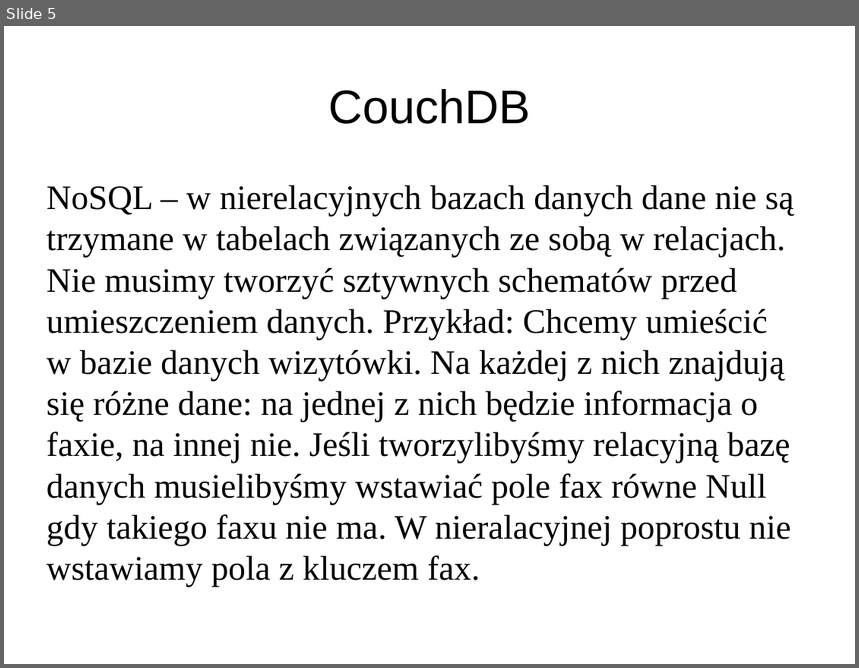
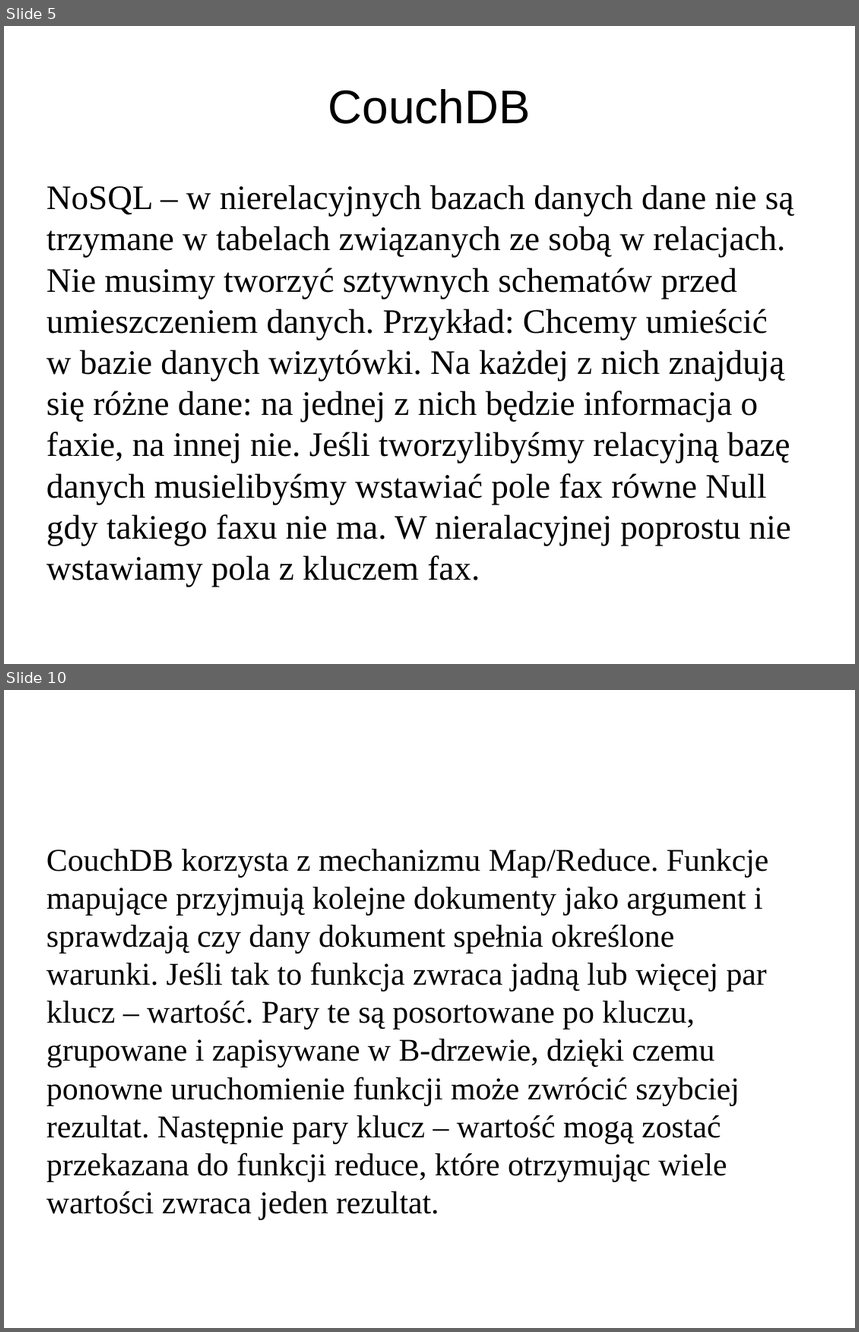
Before and after one commit to pawnow/ProjektErlang, a slide deck: prezentacja.odp. Shown one above the other, each under a label of ours: slide 5 before the commit, slides 5 and 10 after it; the slides between them are not shown. The pictures are 859x668 and 859x1332 pixels, drawn with LibreOffice and Linux fonts; fonts in the diff are those of the drawing. Boxes give left, top, right and bottom in pixels: in the first picture for what was removed or moved away, otherwise in the second. Text is boxed around its words. In the diff, an @@ line names an element or a change of style, - is before the commit and + after.

```diff
--- a/prezentacja.odp
+++ b/prezentacja.odp
@@ slide 10 added at [4, 690, 855, 1328], background #FFFFFF @@
@@ text added at [47, 849, 769, 1220], 29.6 pt, text #000000 @@
+CouchDB korzysta z mechanizmu Map/Reduce. Funkcje mapujące przyjmują kolejne dokumenty jako argument i sprawdzają czy dany dokument spełnia określone warunki. Jeśli tak to funkcja zwraca jadną lub więcej par klucz – wartość. Pary te są posortowane po kluczu, grupowane i zapisywane w B-drzewie, dzięki czemu ponowne uruchomienie funkcji może zwrócić szybciej rezultat. Następnie pary klucz – wartość mogą zostać przekazana do funkcji reduce, które otrzymując wiele wartości zwraca jeden rezultat.
```
Also in this commit, not shown: 10 other slides added, 4 slides removed.
